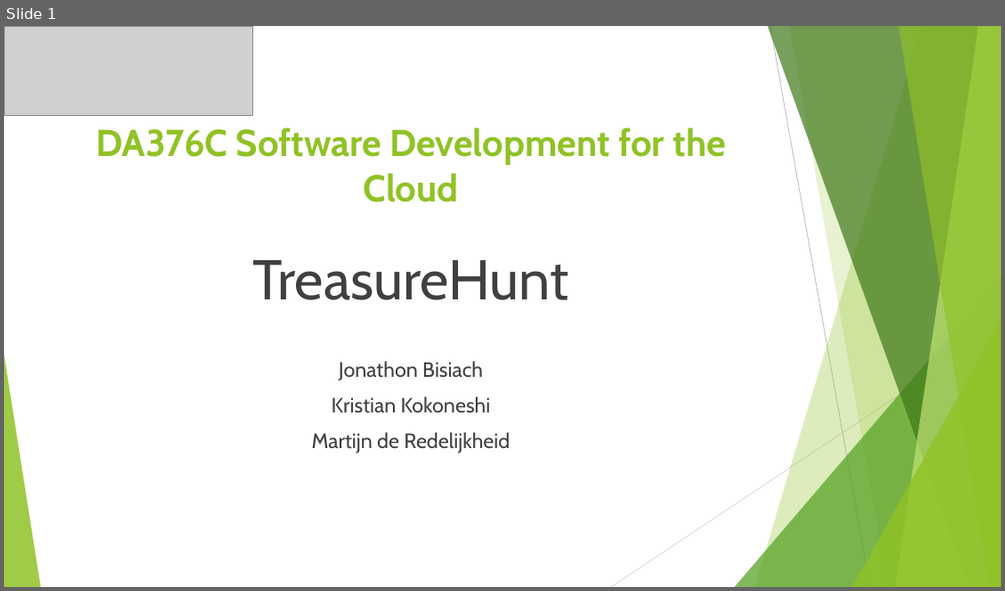
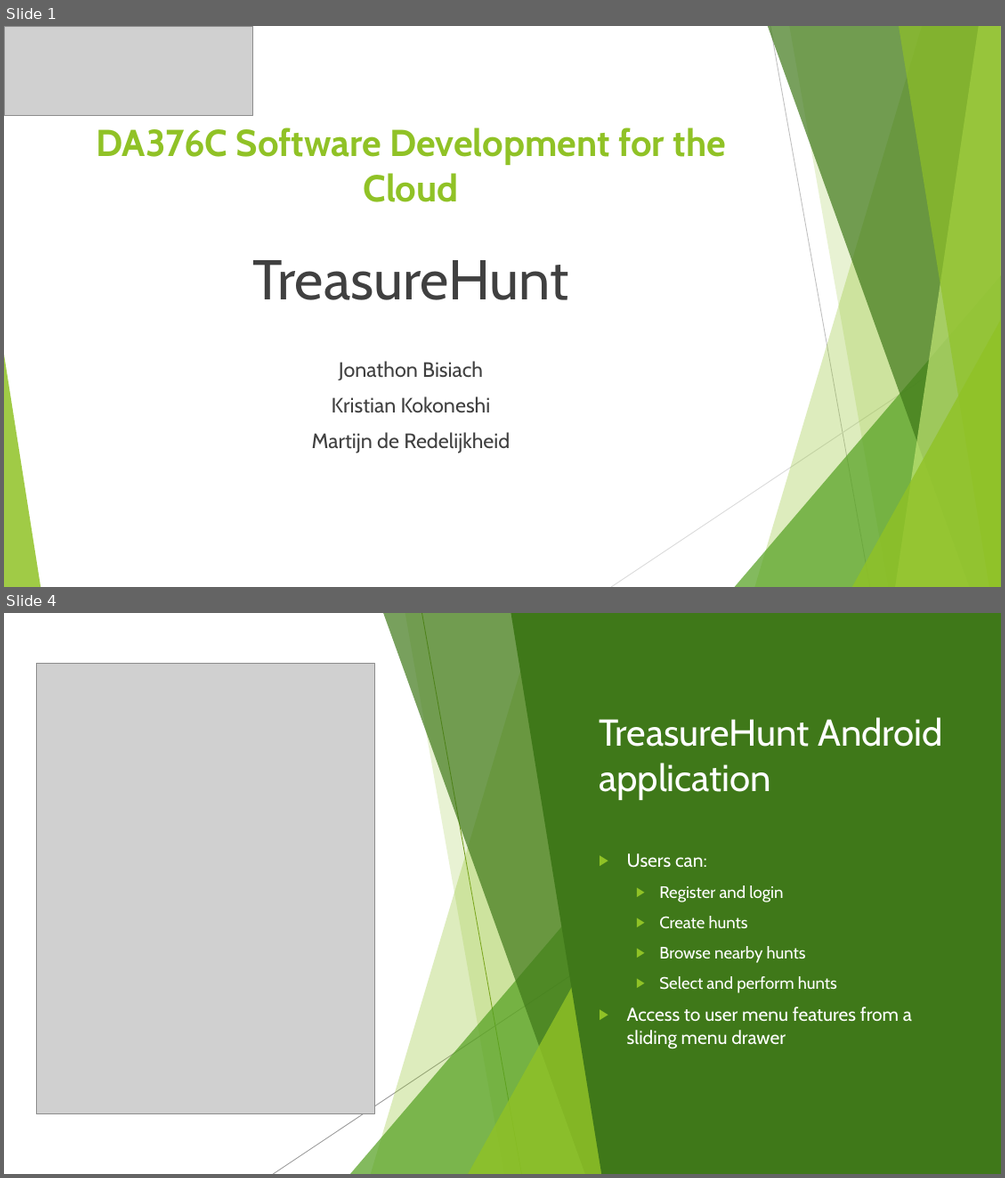
Before and after one commit to Martijn152/Cloud-Project-2020, a slide deck: Project report and presentation/TreasureHunt_Presentation.pptx. Shown one above the other, each under a label of ours: slide 1 before the commit, slides 1 and 4 after it; the slides between them are not shown. The pictures are 1005x591 and 1005x1178 pixels, drawn with LibreOffice and Linux fonts; fonts in the diff are those of the drawing; grey boxes stand for pictures. Boxes give left, top, right and bottom in pixels: in the first picture for what was removed or moved away, otherwise in the second. Text is boxed around its words. In the diff, an @@ line names an element or a change of style, - is before the commit and + after.

```diff
--- a/Project report and presentation/TreasureHunt_Presentation.pptx
+++ b/Project report and presentation/TreasureHunt_Presentation.pptx
@@ slide 4 added at (4, 613, 1001, 1174), background #FFFFFF; not listed: 10 template elements that a slide beside it also shows @@
@@ rectangle added at (4, 613, 1001, 1174), fill #FFFFFF @@
@@ freeform shape added at (371, 613, 616, 1174), fill #90C226 at 30% opacity @@
@@ freeform shape added at (383, 613, 616, 1174), fill #3F7819 at 70% opacity @@
@@ freeform shape added at (404, 613, 616, 1174), fill #90C226 at 20% opacity @@
@@ line added from (422, 613) to (521, 1174), #6C921D 0.75 pt @@
@@ freeform shape added at (511, 613, 1001, 1174), fill #3F7819 @@
@@ picture added at (37, 663, 375, 1114) @@
@@ title added at (599, 717, 943, 800), 36 pt, text #FFFFFF @@
+TreasureHunt Android application
@@ triangle added at (350, 862, 616, 1174), fill #54A021 at 72% opacity @@
@@ text added at (627, 853, 912, 1049), 16 pt, text #FFFFFF @@
+▶ Users can:
+  ▶ Register and login
+  ▶ Create hunts
+  ▶ Browse nearby hunts
+  ▶ Select and perform hunts
+▶ Access to user menu features from a sliding menu drawer
@@ line added from (663, 915) to (273, 1174), #808080 0.75 pt @@
@@ triangle added at (468, 907, 616, 1174), fill #90C226 at 80% opacity @@
```
Also in this commit, not shown: 15 other slides added, 1 slide removed, 31 other files.
